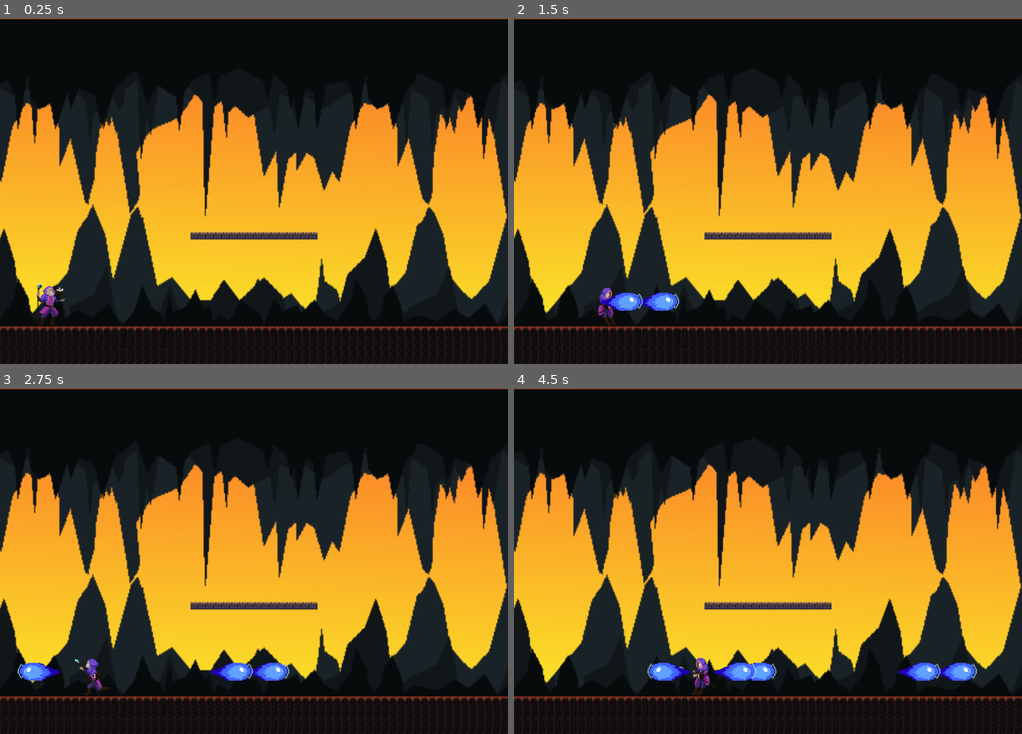
Above: before the commit, frames 1-4 (two rows, left to right).
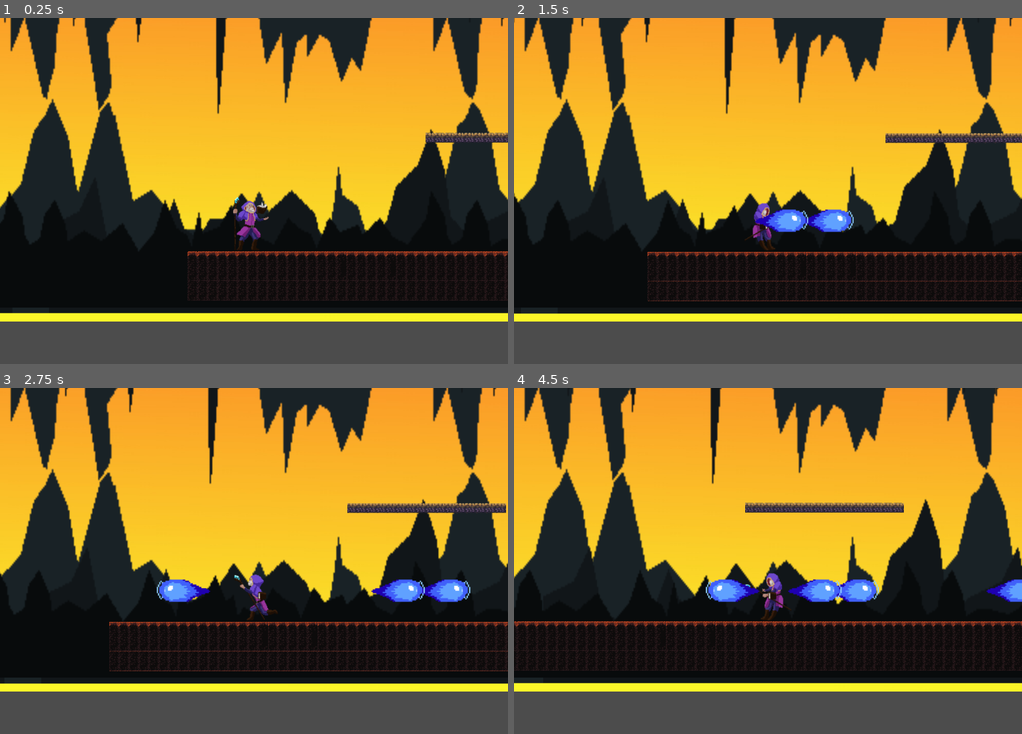
Above: after the commit, the same moments.

Repository: duketran1996/game-depth
Game: Godot game, scene res://Asset/Scene/World1.tscn
Two runs of this game, one before a commit and one after it. Both use one fixed random seed, a clock stepped at 60 frames per second and the inputs below.
Inputs:
- Up to frame 1 (0.25 s): no input
- Up to frame 2 (1.5 s): hold H (hit) 0.53-1.28 s; hold D (right) from 0.53 s (still down); tap Space (jump) at 0.77 s; tap H (hit) at 1.35 s
- Up to frame 3 (2.75 s): tap Space (jump) at 1.52 s; release D (right) at 2.03 s; hold A (left) from 2.03 s (still down); hold H (hit) from 2.03 s (still down)
- Up to frame 4 (4.5 s): release A (left) at 2.78 s; release H (hit) at 2.78 s; hold D (right) 2.78-4.28 s; tap H (hit) at 2.85, 4.35 s; tap Space (jump) at 3.02, 3.77 s; hold H (hit) 3.53-4.28 s; hold A (left) from 4.28 s (still down)

The runs differ from the first frame. In frame 1, 92% of the frame differs, in the area x 0-100%, y 0-100%; in frame 2, 91%; in frame 3, 91%; in frame 4, 92%.

Commit message:
Optimized camera follow

Diff:
--- a/code/Asset/Scene/MagePlayer.tscn
+++ b/code/Asset/Scene/MagePlayer.tscn
@@ -80,16 +80,6 @@
 atlas = ExtResource( 1 )
 region = Rect2( 1617, 0, 231, 190 )
 
-[sub_resource type="AtlasTexture" id=13]
-flags = 4
-atlas = ExtResource( 4 )
-region = Rect2( 0, 0, 231, 190 )
-
-[sub_resource type="AtlasTexture" id=14]
-flags = 4
-atlas = ExtResource( 4 )
-region = Rect2( 231, 0, 231, 190 )
-
 [sub_resource type="AtlasTexture" id=9]
 flags = 4
 atlas = ExtResource( 3 )
@@ -110,6 +100,16 @@
 atlas = ExtResource( 3 )
 region = Rect2( 693, 0, 231, 190 )
 
+[sub_resource type="AtlasTexture" id=13]
+flags = 4
+atlas = ExtResource( 4 )
+region = Rect2( 0, 0, 231, 190 )
+
+[sub_resource type="AtlasTexture" id=14]
+flags = 4
+atlas = ExtResource( 4 )
+region = Rect2( 231, 0, 231, 190 )
+
 [sub_resource type="SpriteFrames" id=8]
 animations = [ {
 "frames": [ SubResource( 2 ), SubResource( 3 ), SubResource( 4 ), SubResource( 5 ), SubResource( 6 ), SubResource( 7 ) ],
@@ -122,15 +122,15 @@
 "name": "run",
 "speed": 5.0
 }, {
+"frames": [ SubResource( 9 ), SubResource( 10 ), SubResource( 11 ), SubResource( 12 ) ],
+"loop": false,
+"name": "hit",
+"speed": 10.0
+}, {
 "frames": [ SubResource( 13 ), SubResource( 14 ) ],
 "loop": true,
 "name": "jump",
 "speed": 5.0
-}, {
-"frames": [ SubResource( 9 ), SubResource( 10 ), SubResource( 11 ), SubResource( 12 ) ],
-"loop": false,
-"name": "hit",
-"speed": 10.0
 } ]
 
 [node name="MagePlayer" type="KinematicBody2D"]
@@ -145,7 +145,9 @@
 shape = SubResource( 1 )
 
 [node name="Camera2D" type="Camera2D" parent="."]
-visible = false
+offset = Vector2( 0, -50 )
+current = true
+zoom = Vector2( 0.8, 0.8 )
 
 [node name="AnimatedSprite" type="AnimatedSprite" parent="."]
 frames = SubResource( 8 )
--- a/code/Asset/Scene/WarriorPlayer.tscn
+++ b/code/Asset/Scene/WarriorPlayer.tscn
@@ -121,6 +121,61 @@
 atlas = ExtResource( 15 )
 region = Rect2( 0, 0, 224, 112 )
 
+[sub_resource type="AtlasTexture" id=23]
+flags = 4
+atlas = ExtResource( 23 )
+region = Rect2( 0, 0, 224, 112 )
+
+[sub_resource type="AtlasTexture" id=24]
+flags = 4
+atlas = ExtResource( 21 )
+region = Rect2( 0, 0, 224, 112 )
+
+[sub_resource type="AtlasTexture" id=25]
+flags = 4
+atlas = ExtResource( 28 )
+region = Rect2( 0, 0, 224, 112 )
+
+[sub_resource type="AtlasTexture" id=26]
+flags = 4
+atlas = ExtResource( 31 )
+region = Rect2( 0, 0, 224, 112 )
+
+[sub_resource type="AtlasTexture" id=27]
+flags = 4
+atlas = ExtResource( 24 )
+region = Rect2( 0, 0, 224, 112 )
+
+[sub_resource type="AtlasTexture" id=28]
+flags = 4
+atlas = ExtResource( 25 )
+region = Rect2( 0, 0, 224, 112 )
+
+[sub_resource type="AtlasTexture" id=29]
+flags = 4
+atlas = ExtResource( 29 )
+region = Rect2( 0, 0, 224, 112 )
+
+[sub_resource type="AtlasTexture" id=30]
+flags = 4
+atlas = ExtResource( 30 )
+region = Rect2( 0, 0, 224, 112 )
+
+[sub_resource type="AtlasTexture" id=31]
+flags = 4
+atlas = ExtResource( 22 )
+region = Rect2( 0, 0, 224, 112 )
+
+[sub_resource type="AtlasTexture" id=32]
+flags = 4
+atlas = ExtResource( 27 )
+region = Rect2( 0, 0, 224, 112 )
+
+[sub_resource type="AtlasTexture" id=33]
+flags = 4
+atlas = ExtResource( 26 )
+region = Rect2( 0, 0, 224, 112 )
+
 [sub_resource type="AtlasTexture" id=20]
 flags = 4
 atlas = ExtResource( 18 )
@@ -134,61 +189,6 @@
 [sub_resource type="AtlasTexture" id=22]
 flags = 4
 atlas = ExtResource( 19 )
-region = Rect2( 0, 0, 224, 112 )
-
-[sub_resource type="AtlasTexture" id=23]
-flags = 4
-atlas = ExtResource( 23 )
-region = Rect2( 0, 0, 224, 112 )
-
-[sub_resource type="AtlasTexture" id=24]
-flags = 4
-atlas = ExtResource( 21 )
-region = Rect2( 0, 0, 224, 112 )
-
-[sub_resource type="AtlasTexture" id=25]
-flags = 4
-atlas = ExtResource( 28 )
-region = Rect2( 0, 0, 224, 112 )
-
-[sub_resource type="AtlasTexture" id=26]
-flags = 4
-atlas = ExtResource( 31 )
-region = Rect2( 0, 0, 224, 112 )
-
-[sub_resource type="AtlasTexture" id=27]
-flags = 4
-atlas = ExtResource( 24 )
-region = Rect2( 0, 0, 224, 112 )
-
-[sub_resource type="AtlasTexture" id=28]
-flags = 4
-atlas = ExtResource( 25 )
-region = Rect2( 0, 0, 224, 112 )
-
-[sub_resource type="AtlasTexture" id=29]
-flags = 4
-atlas = ExtResource( 29 )
-region = Rect2( 0, 0, 224, 112 )
-
-[sub_resource type="AtlasTexture" id=30]
-flags = 4
-atlas = ExtResource( 30 )
-region = Rect2( 0, 0, 224, 112 )
-
-[sub_resource type="AtlasTexture" id=31]
-flags = 4
-atlas = ExtResource( 22 )
-region = Rect2( 0, 0, 224, 112 )
-
-[sub_resource type="AtlasTexture" id=32]
-flags = 4
-atlas = ExtResource( 27 )
-region = Rect2( 0, 0, 224, 112 )
-
-[sub_resource type="AtlasTexture" id=33]
-flags = 4
-atlas = ExtResource( 26 )
 region = Rect2( 0, 0, 224, 112 )
 
 [sub_resource type="SpriteFrames" id=4]
@@ -203,15 +203,15 @@
 "name": "run",
 "speed": 5.0
 }, {
+"frames": [ SubResource( 23 ), SubResource( 24 ), SubResource( 25 ), SubResource( 26 ), SubResource( 27 ), SubResource( 28 ), SubResource( 29 ), SubResource( 30 ), SubResource( 31 ), SubResource( 32 ), SubResource( 33 ) ],
+"loop": false,
+"name": "hit",
+"speed": 7.0
+}, {
 "frames": [ SubResource( 20 ), SubResource( 21 ), SubResource( 22 ) ],
 "loop": true,
 "name": "jump",
 "speed": 5.0
-}, {
-"frames": [ SubResource( 23 ), SubResource( 24 ), SubResource( 25 ), SubResource( 26 ), SubResource( 27 ), SubResource( 28 ), SubResource( 29 ), SubResource( 30 ), SubResource( 31 ), SubResource( 32 ), SubResource( 33 ) ],
-"loop": false,
-"name": "hit",
-"speed": 7.0
 } ]
 
 [node name="WarriorPlayer" type="KinematicBody2D"]
@@ -227,6 +227,7 @@
 shape = SubResource( 1 )
 
 [node name="Camera2D" type="Camera2D" parent="."]
+current = true
 
 [node name="AnimatedSprite" type="AnimatedSprite" parent="."]
 frames = SubResource( 4 )
--- a/code/Asset/Scene/World1.tscn
+++ b/code/Asset/Scene/World1.tscn
@@ -1,8 +1,7 @@
-[gd_scene load_steps=12 format=2]
+[gd_scene load_steps=11 format=2]
 
 [ext_resource path="res://Asset/Scene/MagePlayer.tscn" type="PackedScene" id=1]
 [ext_resource path="res://Asset/DungeonTileset/background/grey_L3.png" type="Texture" id=2]
-[ext_resource path="res://Asset/Scene/WarriorPlayer.tscn" type="PackedScene" id=3]
 [ext_resource path="res://Asset/DungeonTileset/background/grey_L2.png" type="Texture" id=4]
 [ext_resource path="res://Asset/DungeonTileset/background/fade-orange.jpg" type="Texture" id=5]
 [ext_resource path="res://Asset/DungeonTileset/tilesets/ground_tileset.png" type="Texture" id=6]
@@ -131,35 +130,8 @@
 scale = Vector2( 2.37188, 2.852 )
 texture = ExtResource( 7 )
 
-[node name="WarriorPlayer" parent="." instance=ExtResource( 3 )]
-visible = false
-position = Vector2( 198, 465 )
-scale = Vector2( 1.6, 1.6 )
-
-[node name="Camera2D3" type="Camera2D" parent="WarriorPlayer"]
-visible = false
-scale = Vector2( 1e-05, 1e-05 )
-current = true
-limit_left = 0
-limit_top = 0
-limit_bottom = 600
-drag_margin_h_enabled = true
-drag_margin_right = 0.1
-editor_draw_limits = true
-
 [node name="MagePlayer" parent="." instance=ExtResource( 1 )]
 position = Vector2( 107, 575 )
-
-[node name="Camera2D3" type="Camera2D" parent="MagePlayer"]
-visible = false
-position = Vector2( -110, -508 )
-scale = Vector2( 1e-05, 1e-05 )
-limit_left = 0
-limit_top = 0
-limit_bottom = 600
-drag_margin_h_enabled = true
-drag_margin_right = 0.1
-editor_draw_limits = true
 
 [node name="DungeonMap" type="TileMap" parent="."]
 tile_set = SubResource( 69 )
